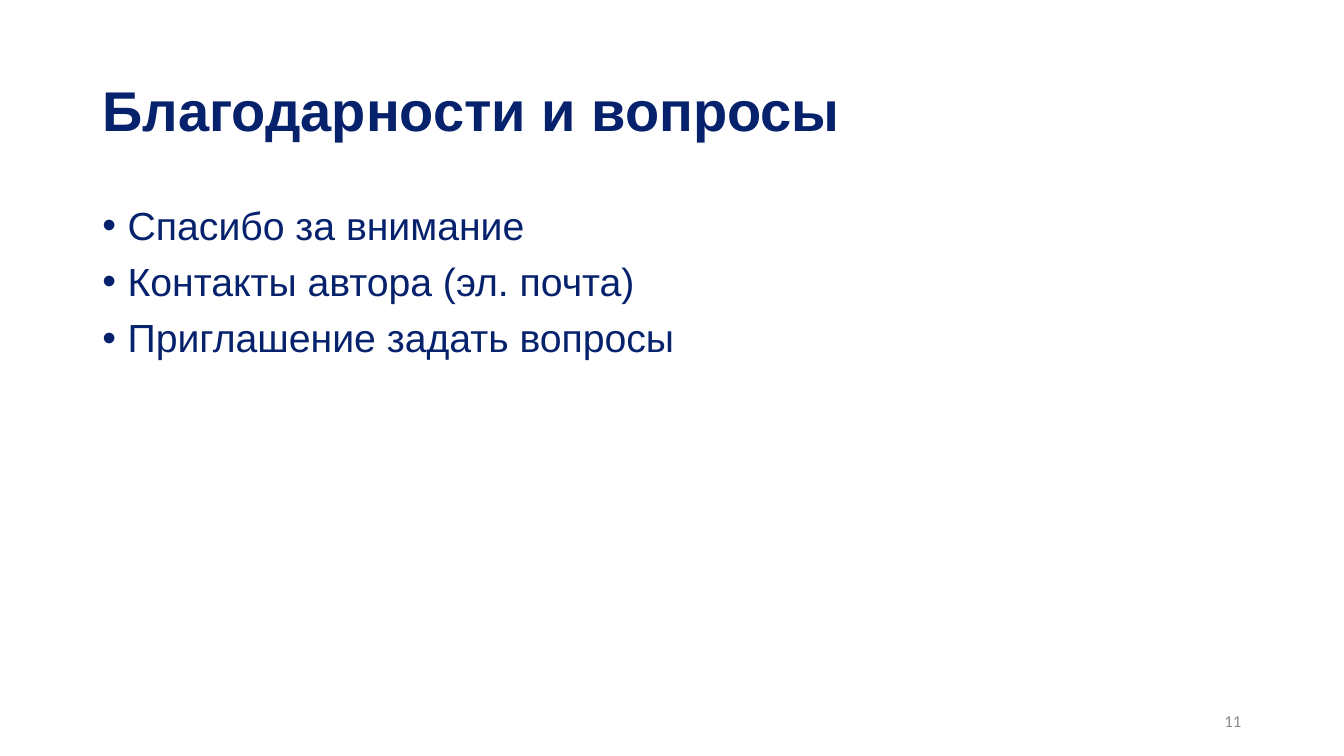
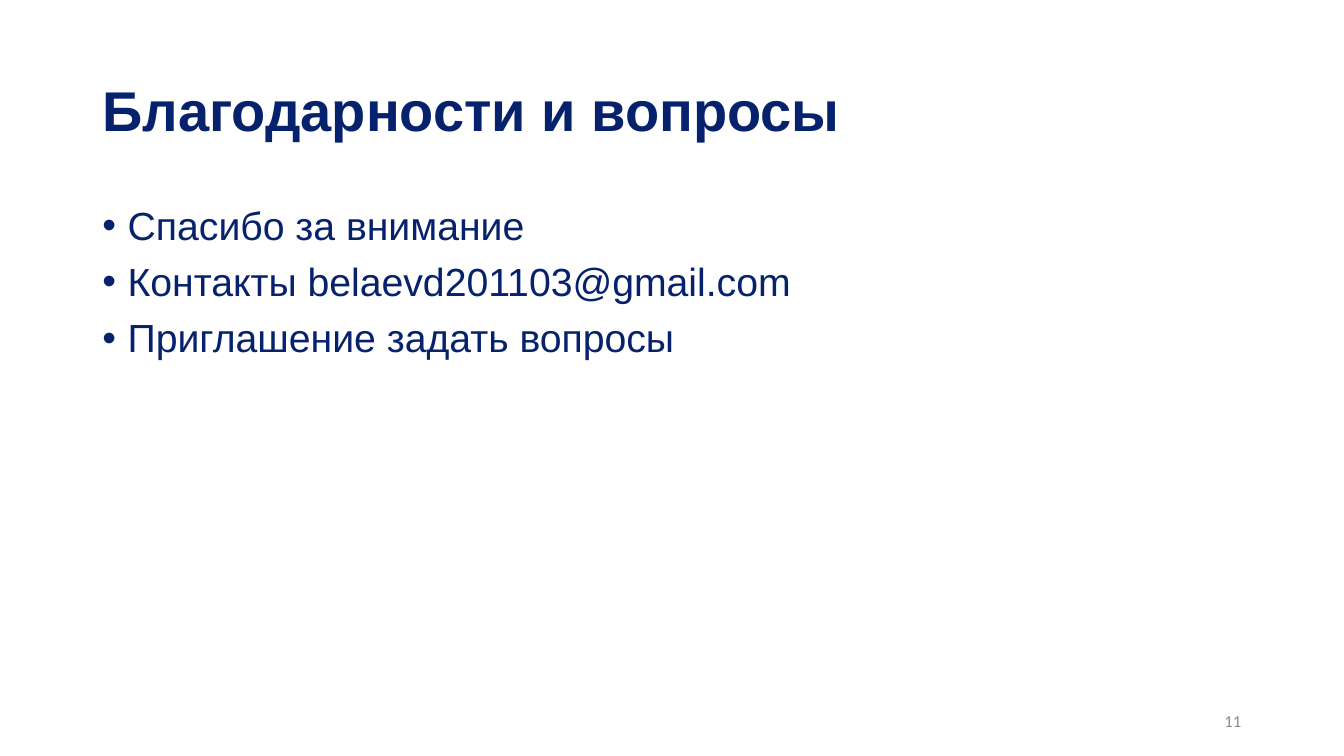
Before and after one commit to f3f44/ConGame, a slide deck: slide 11 of presentation.pptx. Drawn at 1344x756 pixels with LibreOffice and Linux fonts; fonts in the diff are those of the drawing; background and template pictures are left out. Boxes give left, top, right and bottom in pixels: in the first picture for what was removed or moved away, otherwise in the second. Text is boxed around its words. In the diff, an @@ line names an element or a change of style, - is before the commit and + after.

```diff
--- a/presentation.pptx
+++ b/presentation.pptx
@@ text at [128,267,791,304]: text changed @@
-• Контакты автора (эл. почта)
+• Контакты belaevd201103@gmail.com
```
Also in this commit, not shown: 4 other slides changed, 5 other files.
